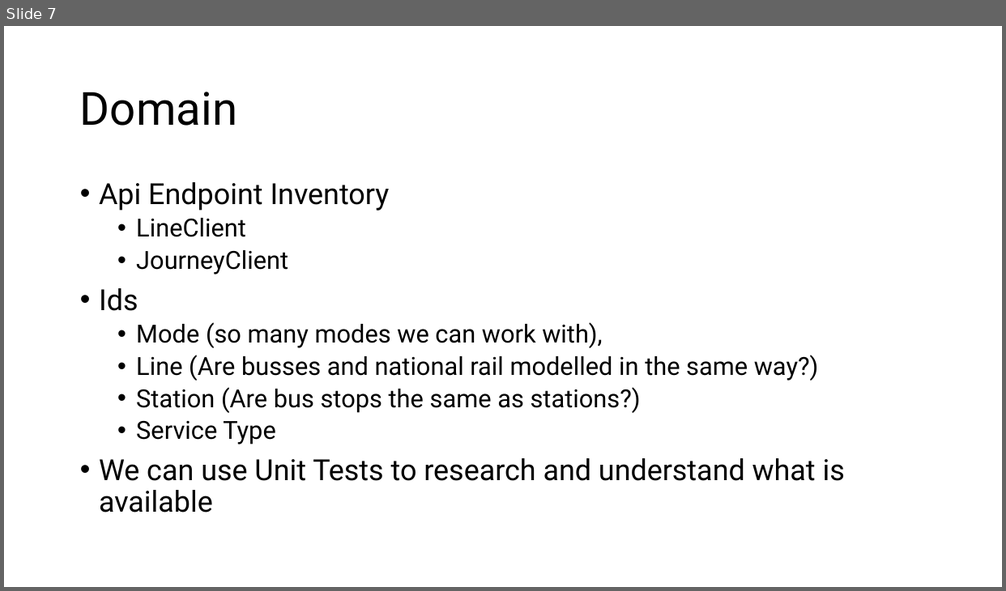
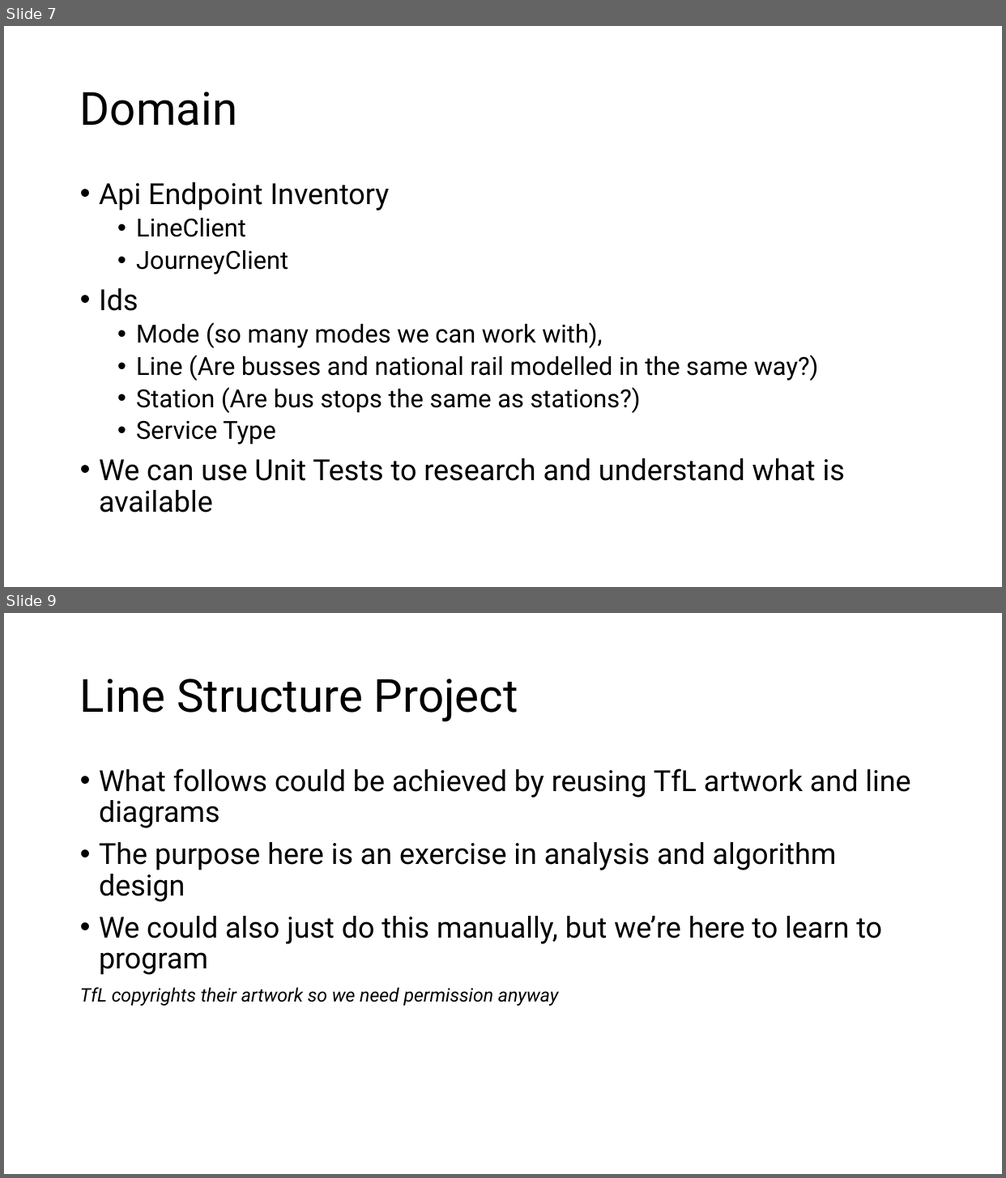
Before and after one commit to wai-t/CSIntro, a slide deck: ClassNotes/The Tfl Project.pptx. Shown one above the other, each under a label of ours: slide 7 before the commit, slides 7 and 9 after it; the slides between them are not shown. The pictures are 1006x591 and 1006x1178 pixels, drawn with LibreOffice and Linux fonts; fonts in the diff are those of the drawing. Boxes give left, top, right and bottom in pixels: in the first picture for what was removed or moved away, otherwise in the second. Text is boxed around its words. In the diff, an @@ line names an element or a change of style, - is before the commit and + after.

```diff
--- a/ClassNotes/The Tfl Project.pptx
+++ b/ClassNotes/The Tfl Project.pptx
@@ slide 9 added at [4,613,1002,1174], background #FFFFFF @@
@@ title added at [80,679,518,722], 44 pt, text #000000 @@
+Line Structure Project
@@ text added at [80,769,910,1006], 28 pt, text #000000 @@
+• What follows could be achieved by reusing TfL artwork and line diagrams
+• The purpose here is an exercise in analysis and algorithm design
+• We could also just do this manually, but we’re here to learn to program
+TfL copyrights their artwork so we need permission anyway
```
Also in this commit, not shown: 8 other slides added.
